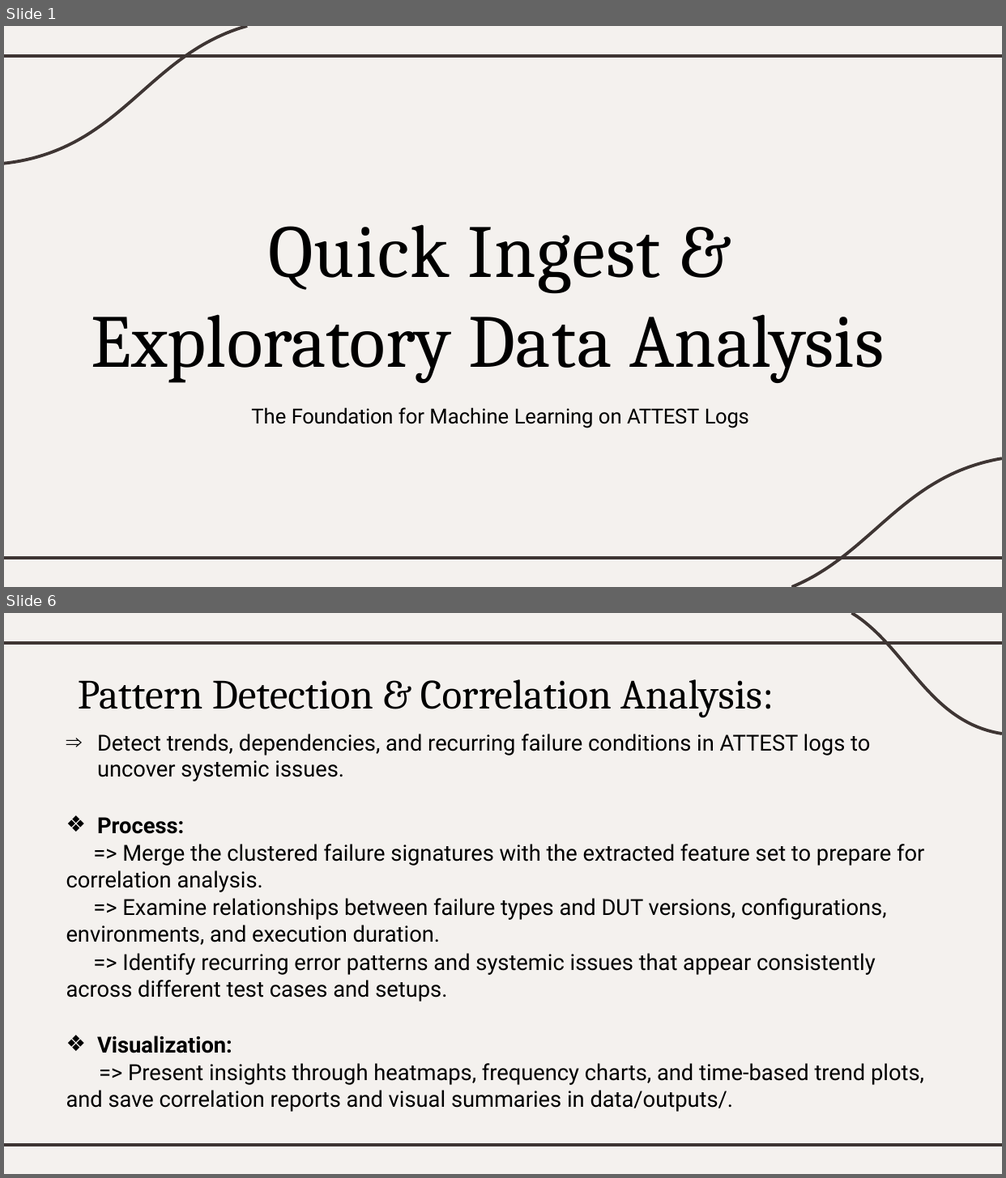
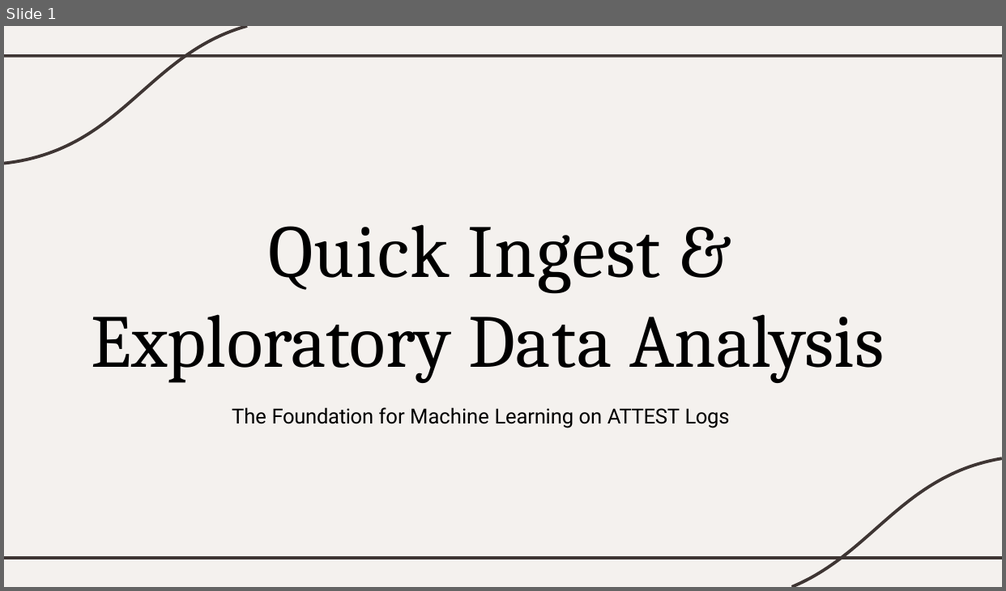
Before and after one commit to HemalathaSuresh-25/EDA-and-Quick-Ingest, a slide deck: reports/Quick Ingest & EDA_task2.pptx. Shown one above the other, each under a label of ours: slides 1 and 6 before the commit, slide 1 after it; the slides between them are not shown. The pictures are 1006x1178 and 1006x591 pixels, drawn with LibreOffice and Linux fonts; fonts in the diff are those of the drawing. Boxes give left, top, right and bottom in pixels: in the first picture for what was removed or moved away, otherwise in the second. Text is boxed around its words. In the diff, an @@ line names an element or a change of style, - is before the commit and + after.

```diff
--- a/reports/Quick Ingest & EDA_task2.pptx
+++ b/reports/Quick Ingest & EDA_task2.pptx
@@ slide 6 removed at (4,613,1002,1174), background #FFFFFF; not listed: 3 template elements that a slide beside it also shows @@
@@ freeform shape removed at (852,613,1002,734) @@
@@ title removed at (78,679,774,718) @@
-Pattern Detection & Correlation Analysis:
@@ text removed at (66,734,924,1112) @@
-⇒ Detect trends, dependencies, and recurring failure conditions in ATTEST logs to uncover systemic issues.
-❖ Process:
-=> Merge the clustered failure signatures with the extracted feature set to prepare for correlation analysis.
-=> Examine relationships between failure types and DUT versions, configurations, environments, and execution duration.
-=> Identify recurring error patterns and systemic issues that appear consistently across different test cases and setups.
-❖ Visualization:
-=> Present insights through heatmaps, frequency charts, and time-based trend plots, and save correlation reports and visual summaries in data/outputs/.
@@ slide 1 changed as well @@
@@ text "The Foundation for Machine Learning ...": place and size @@
-text "The Foundation for Machine Learning ..." at (251,408,749,429)
+text "The Foundation for Machine Learning ..." at (232,408,730,429)
```
Also in this commit, not shown: 1 other slide changed, 12 slides added, 6 other slides removed.
